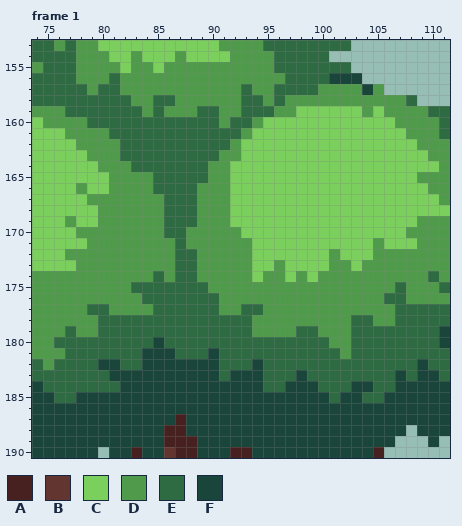
File history of a pixel-art file, Sprites/Grasslands.aseprite. The first picture shows the starting point.
600x600 pixels, 2 frames. Shown: frame 1: x 74..111, y 153..190. The commit also changed other frames or places, which this record leaves out.
Visible layers, top first: "reference player2", "grasslands", "back".
Palette (. is transparent): A #46211f  B #623530  C #7bcf5c  D #509b4b  E #2e6a42  F #1a453b
Pixels before, frame 1, first column x 74:
153 EEDEDDCCCCCCCCCCCDDDDEEEEEEEE.........
154 EEEEDDDCCDCCCDCCCCDDDDEEEEE...........
155 DEEEDDDDCDDCDDDDDDDDDDEEEEEEE.........
156 EEEEDDDEDDDDDDDDDDDDDDDEEEEFFF........
157 EEEEEDEEDDDDDDDDDDDEDDEEEEDDDDFD......
158 EEEEEEEEEDDEEDDDDDDEEDEDDDDDDDDDDDE...
159 DDDEEEEEEEDEDDDEEDDEEEDDCCCCCCDCDDDDEE
160 CDDDDEEEEEEEEEEEEDEEDCCCCCCCCCCCCDDDDE
161 CCCDDDDEEEEEEEEEEEEDCCCCCCCCCCCCCCDDDE
162 CCCCDDDDEEEEEEEEEEDCCCCCCCCCCCCCCCCDDD
163 CCCCCDDDEEEEEEEEEDDCCCCCCCCCCCCCCCCCDD
164 CCCCCCDDDEEEEEEEDDCCCCCCCCCCCCCCCCCCCD
165 CCCCCCCDDDDEEEEEDDCCCCCCCCCCCCCCCCCDDD
166 CCCCDCCDDDDEEEEDDDCCCCCCCCCCCCCCCCCCDD
167 CCCCCDDDDDDDEEEDDDCCCCCCCCCCCCCCCCCCCD
168 CCCCCCDDDDDDEEEDDDCCCCCCCCCCCCCCCCCCCC
169 CCCDCCDDDDDDEEEDDDCCCCCCCCCCCCCCCCCDDD
170 CCCCDDDDDDDDEEDDDDDCCCCCCCCCCCCCCCDDDD
171 CCCCCDDDDDDDDEDDDDDDCCCCCCCCCCCDCCCDDD
172 CCCDDDDDDDDDDEEDDDDDCCCCCCCDCCCDDDDDDD
173 CCCCDDDDDDDDDEEDDDDDCCDCCCCDDCDDDDDDDD
174 DDDDDDDDDDDEDEEDDDDDCDDCDCDDDDDDDDDDED
175 DDDDDDDDDEEEEEEEDDDDDDDDDDDDDDDDDEDDDE
176 DDDDDDDDDDEEEEEEEDDDDDDDDDDDDDDDEEDDDD
177 DDDDDEEDDDDEEEEEEDDEEDDDDDDDDDDDDEEEEE
178 DDDDDDEEEEEEEEEEEEEEDDDDDDDDDEEDDEEEEE
179 DDDEDDEEEEEEEEEEEEEEDDDDEEDDDEEEEEEEEF
180 DDEEEEEEEEEFEEEEEEEEEEEEEEEDDEEEEEEEEF
181 DDDEEEEEEEFFFEEEFEEEEEEEEEEEDEEEEEEEEE
182 EDEEEEFFEEFFFFFFFEEEFEEEEEEEEEEEEEEFEE
183 EEEEEEEFFFFFFFFFFEFFFEEEFEEEEEEEEFEFFE
184 FEEEEEEEFFFFFFFFFFFFFEEFFFEEEFFEEFFFFF
185 FFEEFFFFFFFFFFFFFFFFFFFFFFFEFFEEFFFFFF
186 FFFFFFFFFFFFFFFFFFFFFFFFFFFFFFFFFFFFFF
187 FFFFFFFFFFFFFAFFFFFFFFFFFFFFFFFFFFFFFF
188 FFFFFFFFFFFFAAFFFFFFFFFFFFFFFFFFFF.FFF
189 FFFFFFFFFFFFAAAFFFFFFFFFFFFFFFFFF...F.
190 FFFFFF.FFAFFBAAFFFAAFFFFFFFFFFFA......
And afterwards:
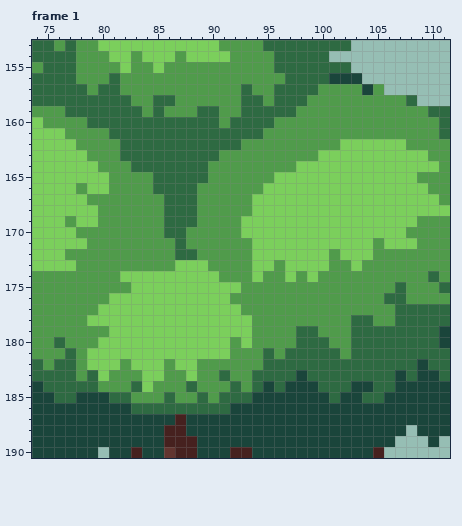
Difference:
{"where": "frame 1, layer \"grasslands\""}
{"frame":1,"y":158,"x":97,"old":"DD","new":"EE"}
{"frame":1,"y":159,"x":96,"old":"DDCCCCCC","new":"EEDDDDDD"}
{"frame":1,"y":159,"x":105,"old":"C","new":"D"}
{"frame":1,"y":160,"x":94,"old":"DCCCCCCCCCCCC","new":"EEDDDDDDDDDDD"}
{"frame":1,"y":161,"x":93,"old":"DCCCCCCCCCCCCCC","new":"EEDDDDDDDDDDDDD"}
{"frame":1,"y":162,"x":92,"old":"DCCCCCCCCC","new":"EDDDDDDDDD"}
{"frame":1,"y":162,"x":108,"old":"C","new":"D"}
{"frame":1,"y":163,"x":93,"old":"CCCCCCC","new":"DDDDDDD"}
{"frame":1,"y":164,"x":92,"old":"CCCCCC","new":"DDDDDD"}
{"frame":1,"y":165,"x":92,"old":"CCCC","new":"DDDD"}
{"frame":1,"y":166,"x":92,"old":"CCC","new":"DDD"}
{"frame":1,"y":167,"x":92,"old":"CC","new":"DD"}
{"frame":1,"y":168,"x":92,"old":"CC","new":"DD"}
{"frame":1,"y":169,"x":92,"old":"C","new":"D"}
{"frame":1,"y":173,"x":87,"old":"EED","new":"CCC"}
{"frame":1,"y":174,"x":82,"old":"DDDEDEEDD","new":"CCCCCCCCC"}
{"frame":1,"y":175,"x":83,"old":"EEEEEEEDDD","new":"CCCCCCCCCC"}
{"frame":1,"y":176,"x":81,"old":"DDDEEEEEEED","new":"CCCCCCCCCCC"}
{"frame":1,"y":177,"x":79,"old":"EEDDDDEEEEEEDDEE","new":"DCCCCCCCCCCCCCDD"}
{"frame":1,"y":178,"x":79,"old":"DEEEEEEEEEEEEEE","new":"CCCCCCCCCCCCCCC"}
{"frame":1,"y":179,"x":77,"old":"E","new":"D"}
{"frame":1,"y":179,"x":80,"old":"EEEEEEEEEEEEEE","new":"DCCCCCCCCCCCCC"}
{"frame":1,"y":180,"x":77,"old":"EEEEEEEEFEEEEEEEEEEEE","new":"DDDCCCCCCCCCCCCDCDDDD"}
{"frame":1,"y":181,"x":78,"old":"EEEEEEFFFEEEFEEEE","new":"DCCCCCCCCCCCCCDDD"}
{"frame":1,"y":181,"x":96,"old":"E","new":"D"}
{"frame":1,"y":182,"x":78,"old":"EEFFEEFFFFFFFEEEF","new":"DCCCDCCCDCCDDDDDD"}
{"frame":1,"y":183,"x":78,"old":"E","new":"D"}
{"frame":1,"y":183,"x":80,"old":"EFFFFFFFFFF","new":"CDDDCCDDCDD"}
{"frame":1,"y":183,"x":92,"old":"FFF","new":"DDE"}
{"frame":1,"y":184,"x":80,"old":"EEFFFFFFFFFFFFFE","new":"DDDECDDDEDDDEDEF"}
{"frame":1,"y":185,"x":81,"old":"FFFFFFFFFFFFF","new":"EEDDDEDDEDEEE"}
{"frame":1,"y":186,"x":83,"old":"FFFFFFFFF","new":"EEEEEEEEE"}
{"label":"changed","picture_box":[65,95,417,414]}
